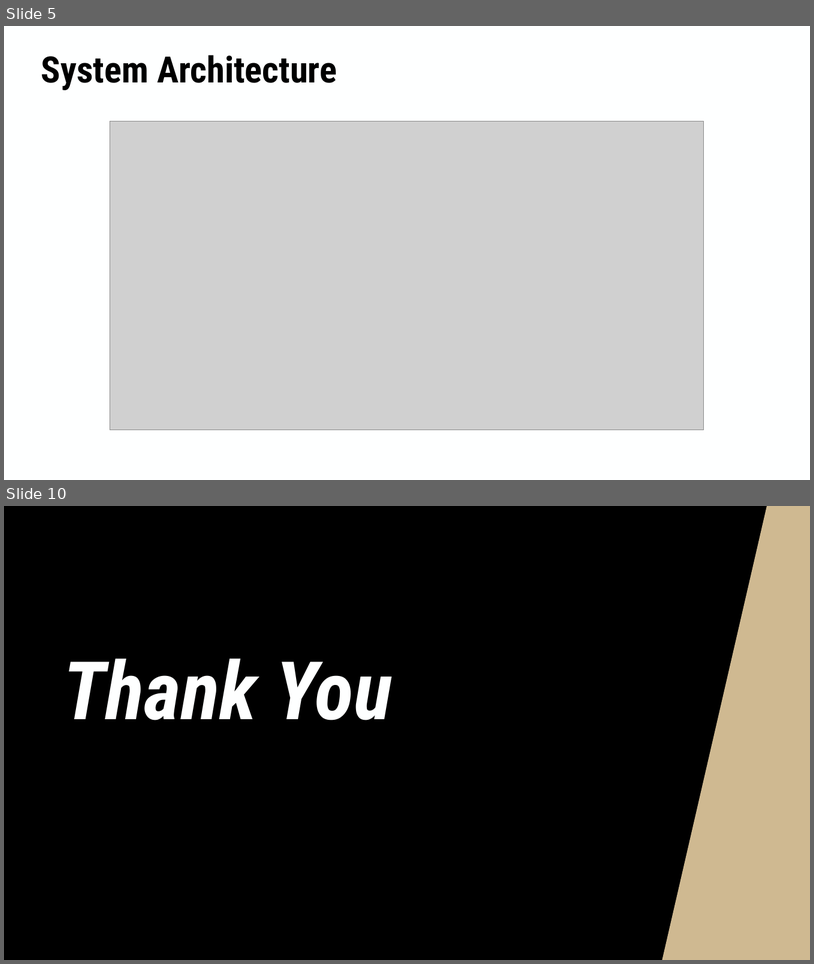
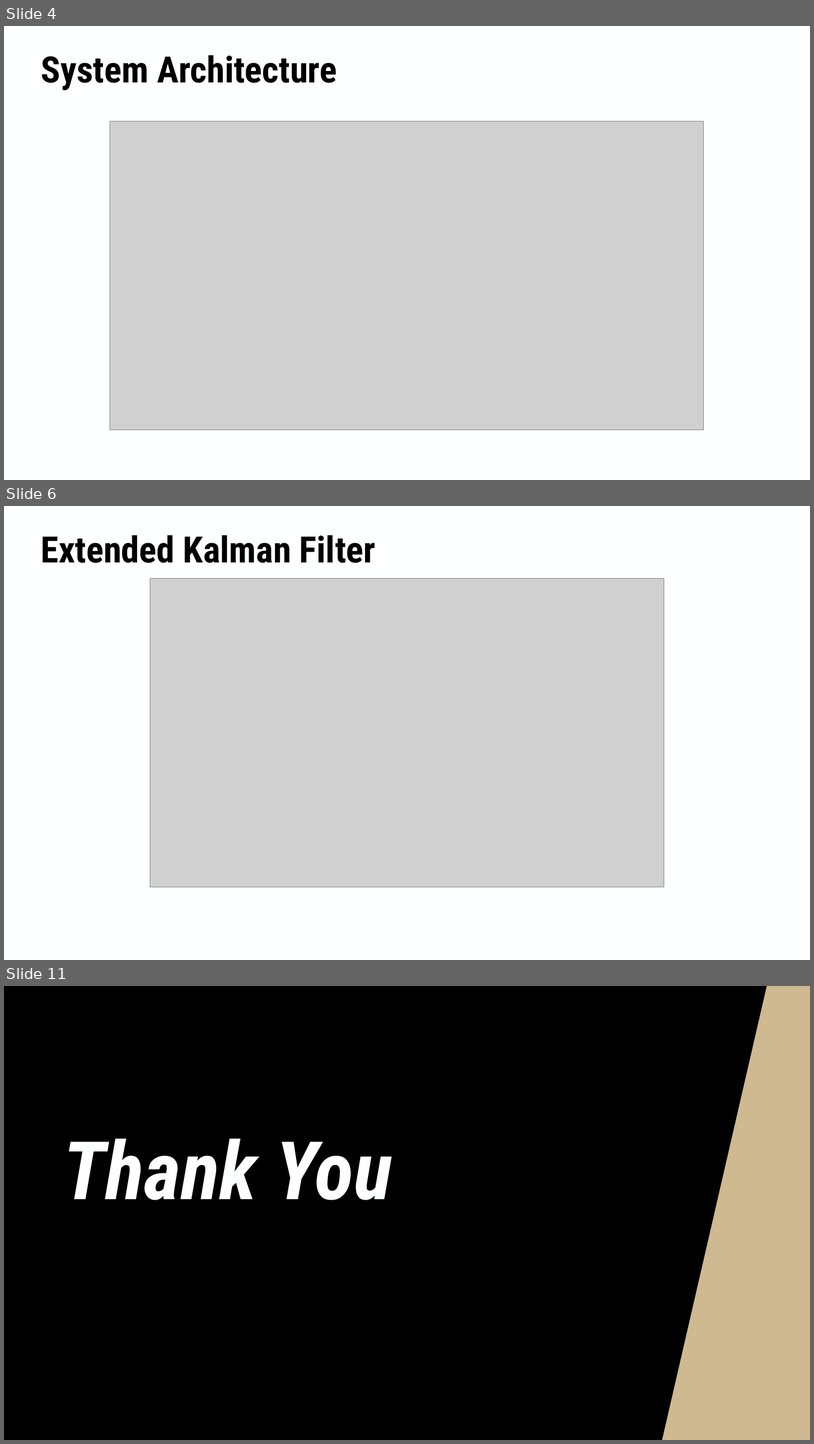
Before and after one commit to PhillippGery/esp32-vio-drift, a slide deck: 80_Docu/DRIFT_Presi.pptx. Shown one above the other, each under a label of ours: slides 5 and 10 before the commit, slides 4, 6 and 11 after it; the slides between them are not shown. The pictures are 814x964 and 814x1444 pixels, drawn with LibreOffice and Linux fonts; fonts in the diff are those of the drawing; grey boxes stand for pictures; background and template pictures are left out. Boxes give left, top, right and bottom in pixels: in the first picture for what was removed or moved away, otherwise in the second. Text is boxed around its words. In the diff, an @@ line names an element or a change of style, - is before the commit and + after.

```diff
--- a/80_Docu/DRIFT_Presi.pptx
+++ b/80_Docu/DRIFT_Presi.pptx
@@ slide 6 added at [4,506,810,960], background #FEFFFF @@
@@ title added at [41,535,376,563], 43.2 pt, text #000000, bold @@
+Extended Kalman Filter
@@ picture added at [150,579,665,887] @@
@@ what was slide 5 is now slide 4 @@
@@ what was slide 10 is now slide 11 @@
```
Also in this commit, not shown: 5 slides changed, 2 other slides added, 2 slides removed, 8 other files.
